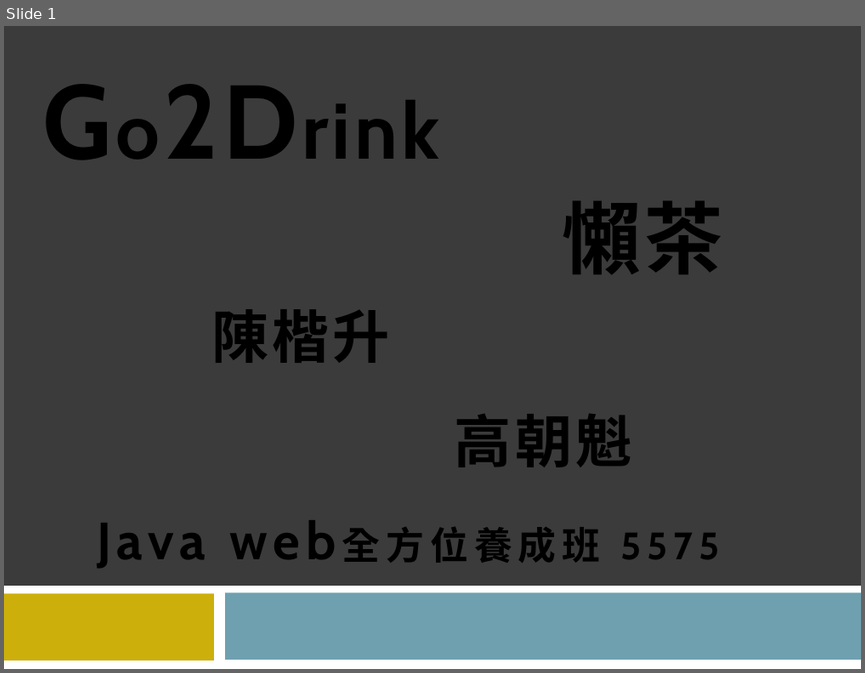
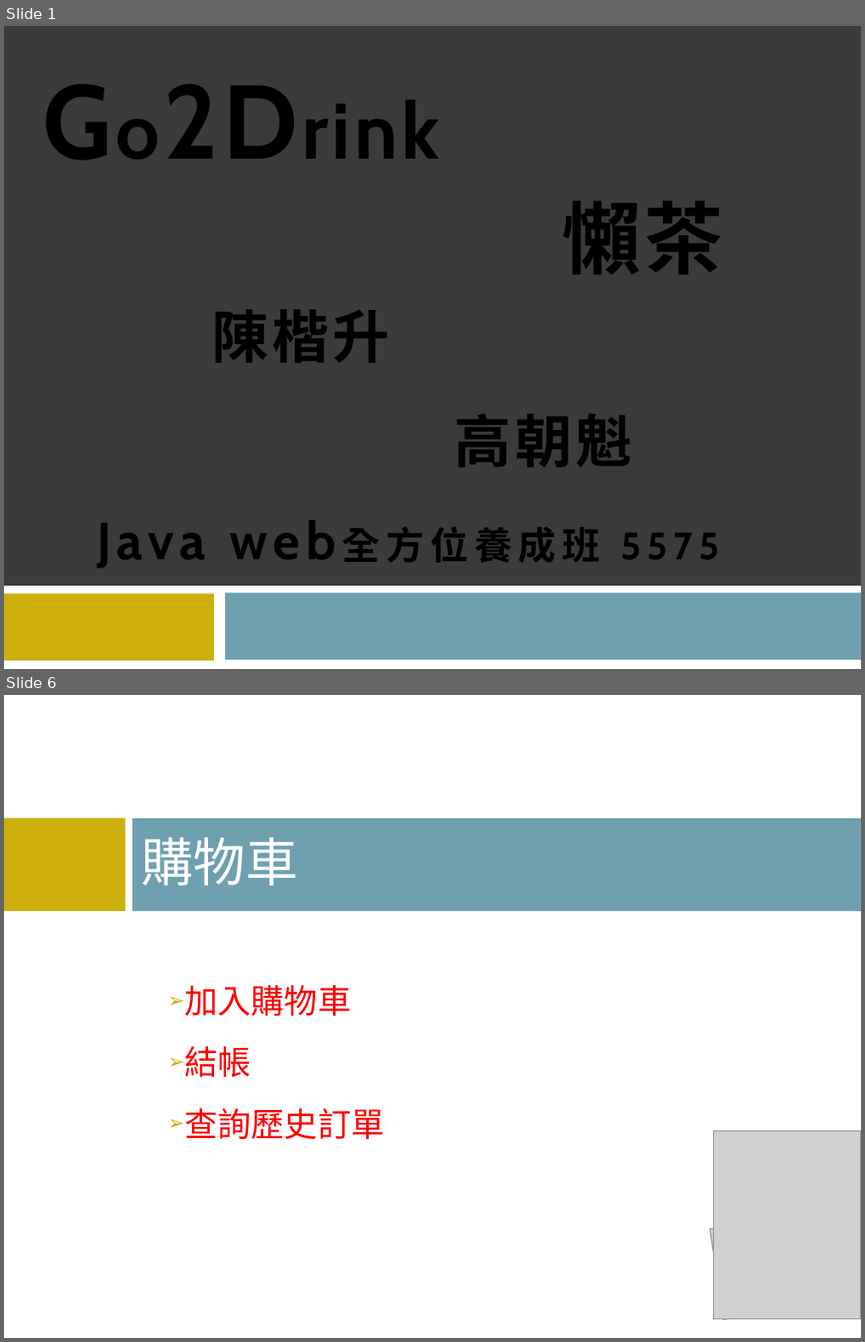
Before and after one commit to s930415/Go2Drink, a slide deck: 報告用簡報.pptx. Shown one above the other, each under a label of ours: slide 1 before the commit, slides 1 and 6 after it; the slides between them are not shown. The pictures are 865x673 and 865x1342 pixels, drawn with LibreOffice and Linux fonts; fonts in the diff are those of the drawing; grey boxes stand for pictures; background and template pictures are left out. Boxes give left, top, right and bottom in pixels: in the first picture for what was removed or moved away, otherwise in the second. Text is boxed around its words. In the diff, an @@ line names an element or a change of style, - is before the commit and + after.

```diff
--- a/報告用簡報.pptx
+++ b/報告用簡報.pptx
@@ slide 6 added at <box>4,695,861,1338</box>, background picture (left out) @@
@@ rectangle added at <box>4,818,126,911</box>, fill #CCAF0A @@
@@ rectangle added at <box>132,818,861,911</box>, fill #6EA0B0 @@
@@ title added at <box>141,837,298,885</box>, 44 pt, text #FFFFFF @@
+購物車
@@ text added at <box>184,985,384,1139</box>, 28 pt, text #FF0000 @@
+  ➢ 加入購物車
+  ➢ 結帳
+  ➢ 查詢歷史訂單
@@ picture added at <box>713,1131,861,1319</box> @@
@@ picture added at <box>710,1210,846,1319</box> @@
```
Also in this commit, not shown: 3 slides changed, 5 other slides added, 4 other files.
